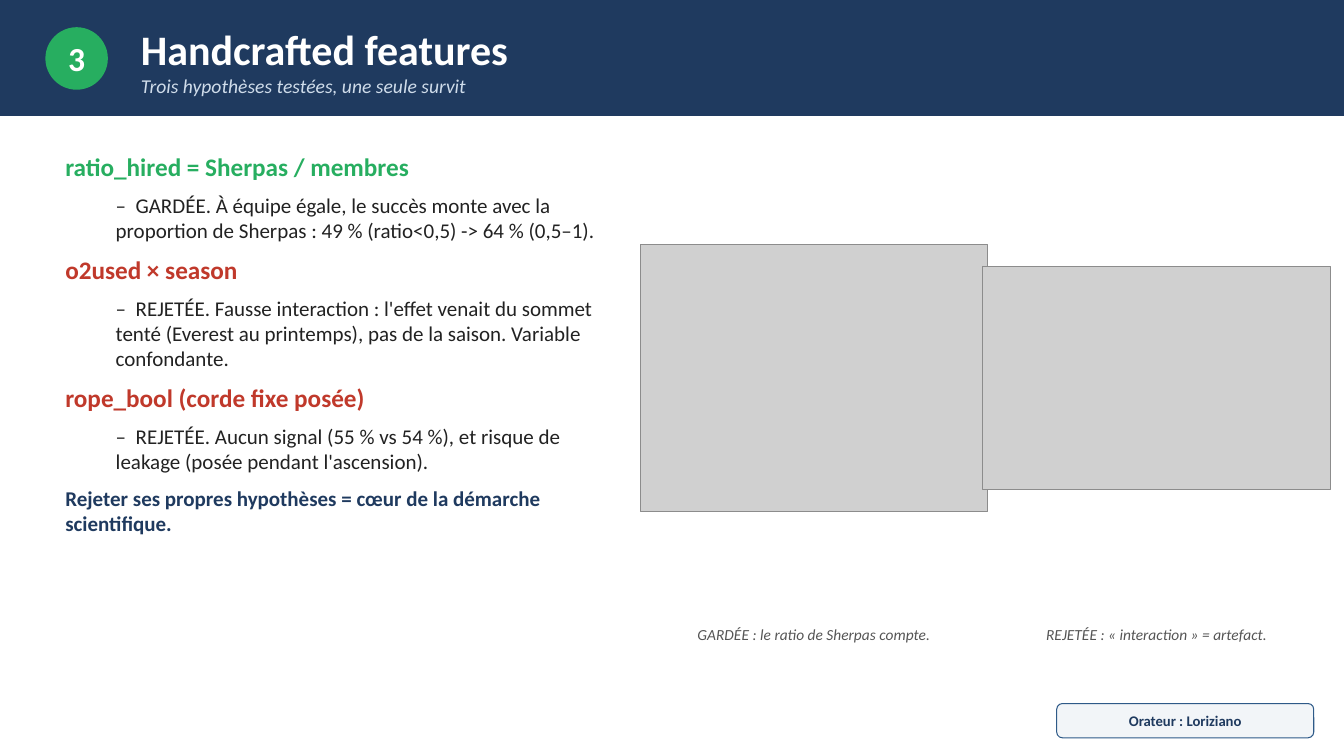
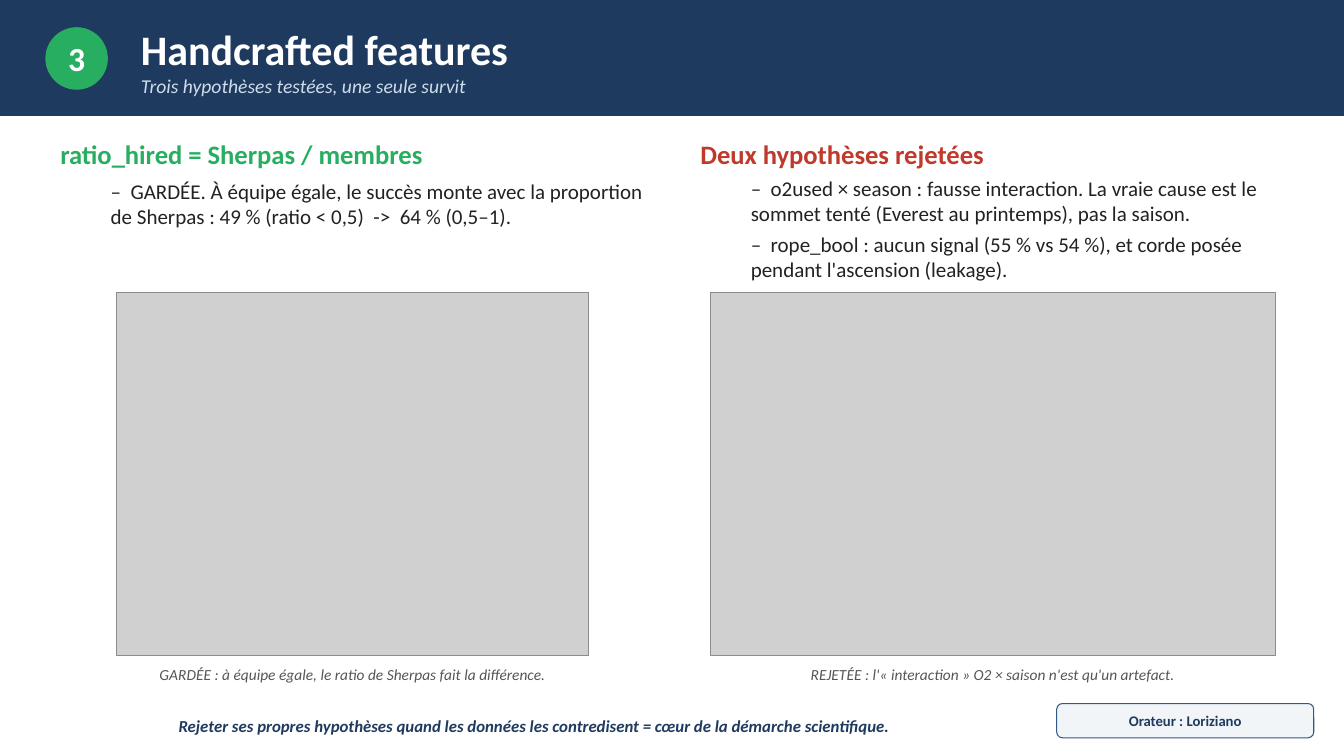
Before and after one commit to BnRomain/Introduction_TraitementDonnees, a slide deck: slide 4 of presentation/Himalaya_soutenance.pptx. Drawn at 1344x756 pixels with LibreOffice and Linux fonts; fonts in the diff are those of the drawing; grey boxes stand for pictures. Boxes give left, top, right and bottom in pixels: in the first picture for what was removed or moved away, otherwise in the second. Text is boxed around its words. In the diff, an @@ line names an element or a change of style, - is before the commit and + after.

```diff
--- a/presentation/Himalaya_soutenance.pptx
+++ b/presentation/Himalaya_soutenance.pptx
@@ text "ratio_hired = Sherpas / membres": place and size @@
-text "ratio_hired = Sherpas / membres" at (65, 158, 595, 535)
+text "ratio_hired = Sherpas / membres" at (60, 145, 642, 228)
@@ text at (60, 145, 423, 169): size 18 to 19 pt in "ratio_hired = Sherpas / membres"; less space between paragraphs @@
@@ text added at (700, 145, 1256, 281), 15 pt, text #222222 @@
+Deux hypothèses rejetées
+  – o2used × season : fausse interaction. La vraie cause est le sommet tenté (Everest au printemps), pas la saison.
+  – rope_bool : aucun signal (55 % vs 54 %), et corde posée pendant l'ascension (leakage).
@@ text at (111, 181, 642, 228): text changed @@
-  – GARDÉE. À équipe égale, le succès monte avec la proportion de Sherpas : 49 % (ratio<0,5) -> 64 % (0,5–1).
-o2used × season
-  – REJETÉE. Fausse interaction : l'effet venait du sommet tenté (Everest au printemps), pas de la saison. Variable confondante.
-rope_bool (corde fixe posée)
-  – REJETÉE. Aucun signal (55 % vs 54 %), et risque de leakage (posée pendant l'ascension).
-Rejeter ses propres hypothèses = cœur de la démarche scientifique.
+  – GARDÉE. À équipe égale, le succès monte avec la proportion de Sherpas : 49 % (ratio < 0,5) -> 64 % (0,5–1).
@@ picture: place and size @@
-picture at (640, 244, 988, 511)
+picture at (117, 292, 589, 655)
@@ picture: place and size @@
-picture at (983, 266, 1331, 490)
+picture at (711, 292, 1275, 655)
@@ text removed at (1046, 627, 1266, 642) @@
-REJETÉE : « interaction » = artefact.
@@ text at (159, 667, 545, 683): text changed @@
-GARDÉE : le ratio de Sherpas compte.
+GARDÉE : à équipe égale, le ratio de Sherpas fait la différence.
@@ text added at (811, 667, 1175, 683), 11 pt, text #555555, italic @@
+REJETÉE : l'« interaction » O2 × saison n'est qu'un artefact.
@@ text added at (179, 720, 889, 735), 12 pt, text #1F3A5F, bold, italic @@
+Rejeter ses propres hypothèses quand les données les contredisent = cœur de la démarche scientifique.
```
